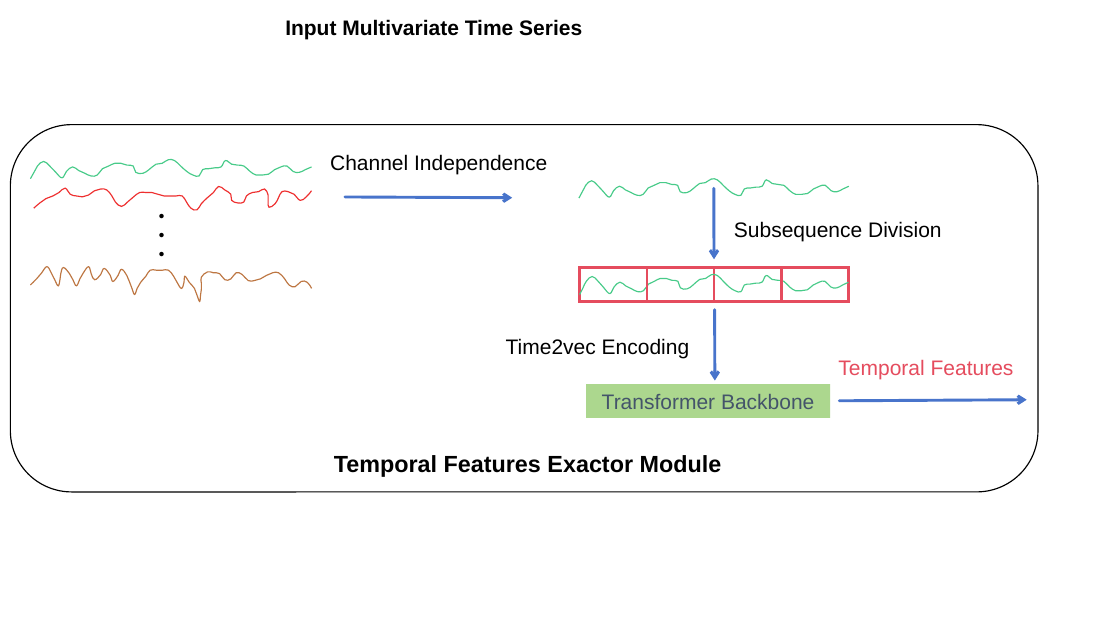
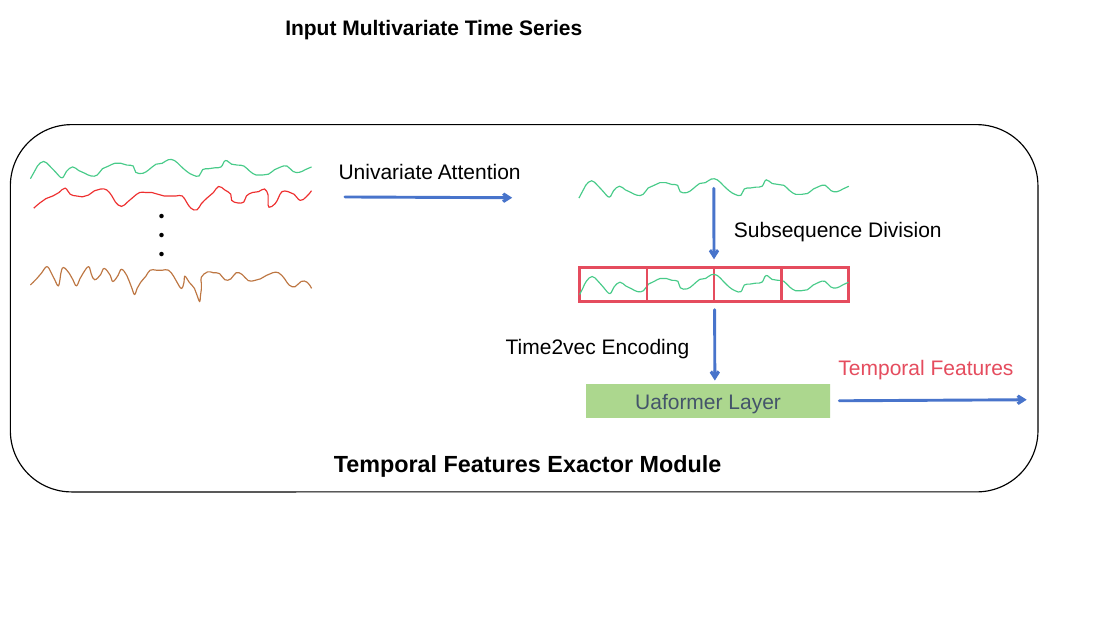
Before and after one commit to wuchenhu98/lunwen, a slide deck: slide 3 of 论文插图.pptx. Drawn at 1120x630 pixels with LibreOffice and Linux fonts; fonts in the diff are those of the drawing. Boxes give left, top, right and bottom in pixels: in the first picture for what was removed or moved away, otherwise in the second. Text is boxed around its words. In the diff, an @@ line names an element or a change of style, - is before the commit and + after.

```diff
--- a/论文插图.pptx
+++ b/论文插图.pptx
@@ text at (339,163,521,180): text changed @@
-Channel Independence
+Univariate Attention
@@ text in rectangle at (635,394,780,413): text changed @@
-Transformer Backbone
+Uaformer Layer
```
Also in this commit, not shown: 5 other slides changed, 1 other file.
